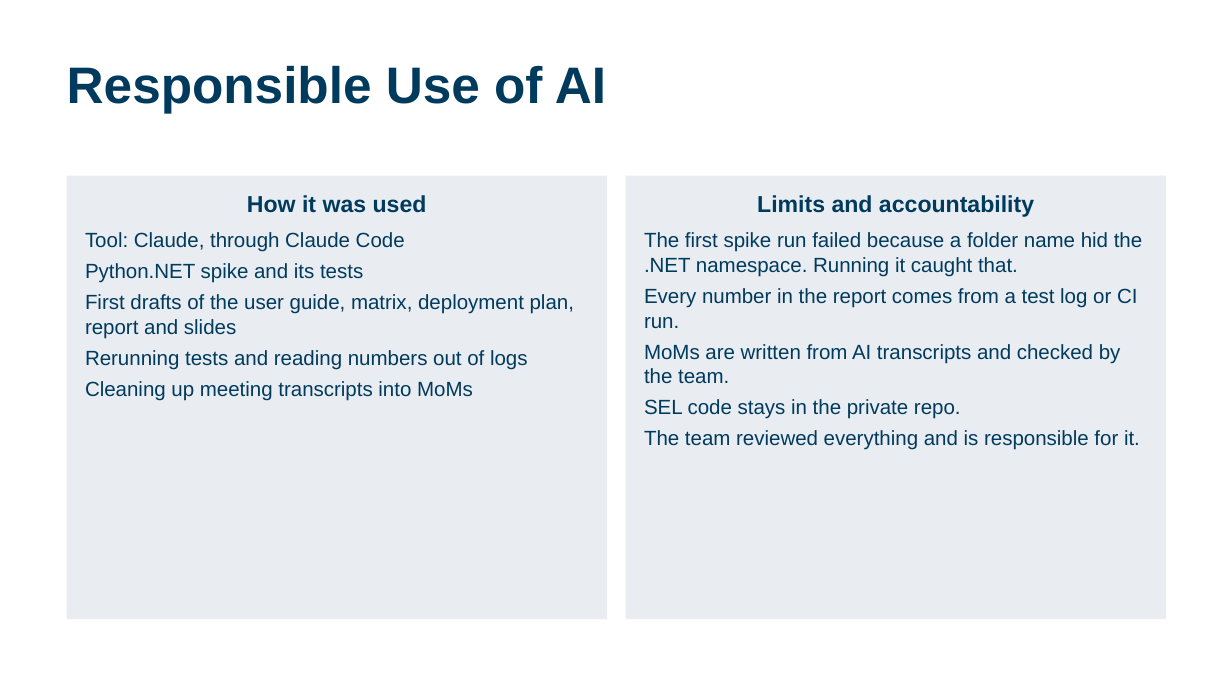
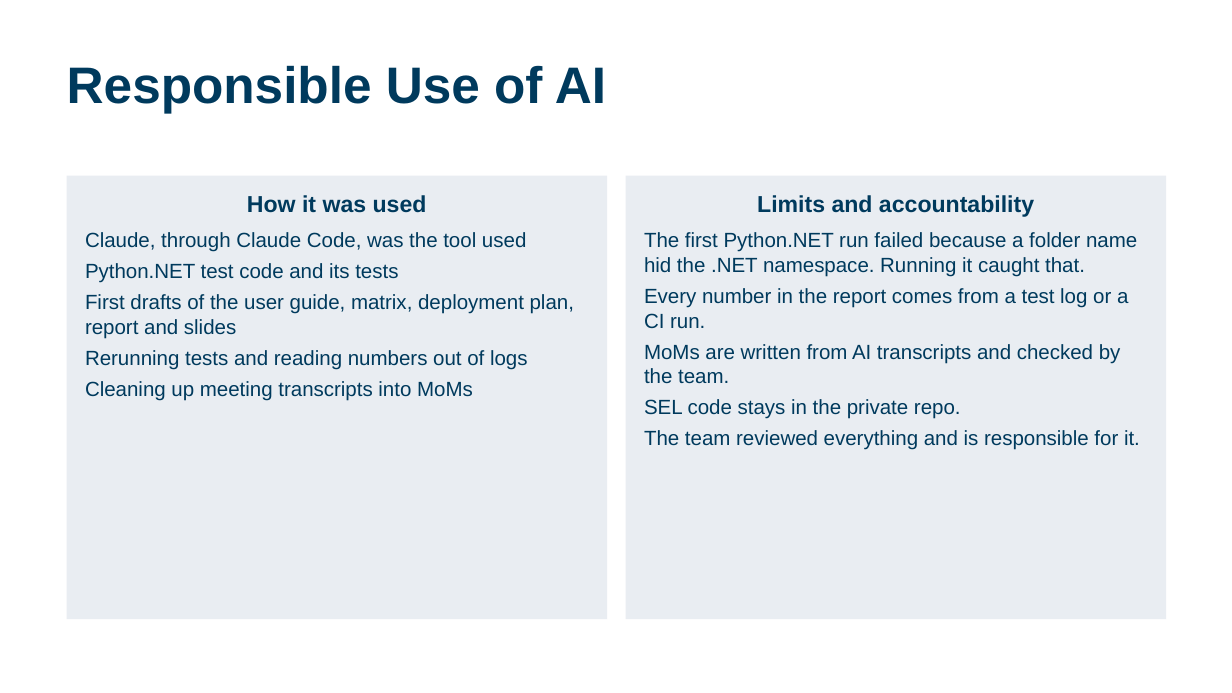
Before and after one commit to calebh13/sel-blueframe-sdk, a slide deck: slide 14 of Sprints/Sprint_5/Sprint 5 Presentation.pptx. Drawn at 1232x693 pixels with LibreOffice and Linux fonts; fonts in the diff are those of the drawing. Boxes give left, top, right and bottom in pixels: in the first picture for what was removed or moved away, otherwise in the second. Text is boxed around its words. In the diff, an @@ line names an element or a change of style, - is before the commit and + after.

```diff
--- a/Sprints/Sprint_5/Sprint 5 Presentation.pptx
+++ b/Sprints/Sprint_5/Sprint 5 Presentation.pptx
@@ text in rectangle at <box>85,232,526,283</box>: text changed @@
-Tool: Claude, through Claude Code
-Python.NET spike and its tests
+Claude, through Claude Code, was the tool used
+Python.NET test code and its tests
@@ text in rectangle at <box>644,232,1137,328</box>: text changed @@
-The first spike run failed because a folder name hid the .NET namespace. Running it caught that.
-Every number in the report comes from a test log or CI run.
+The first Python.NET run failed because a folder name hid the .NET namespace. Running it caught that.
+Every number in the report comes from a test log or a CI run.
```
Also in this commit, not shown: 14 other slides changed.
